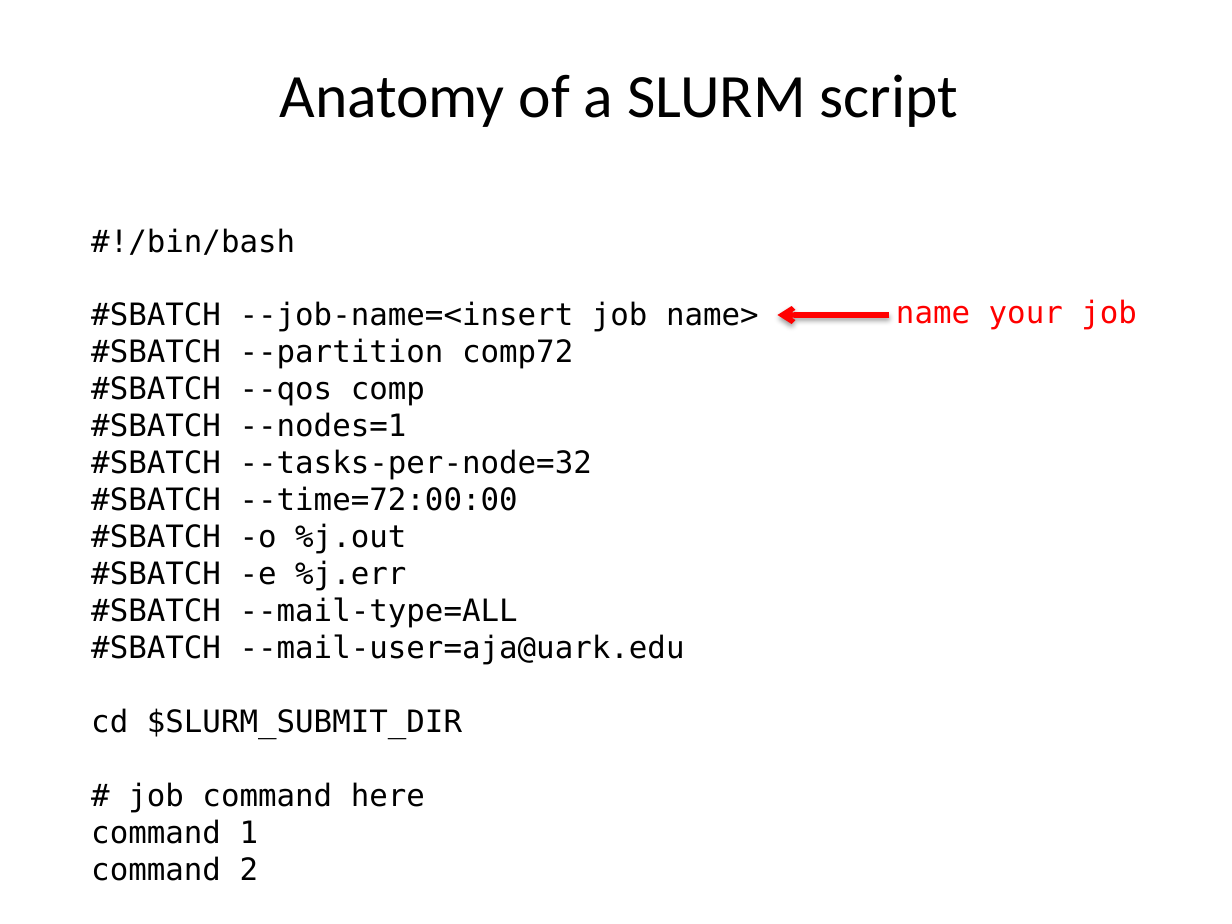
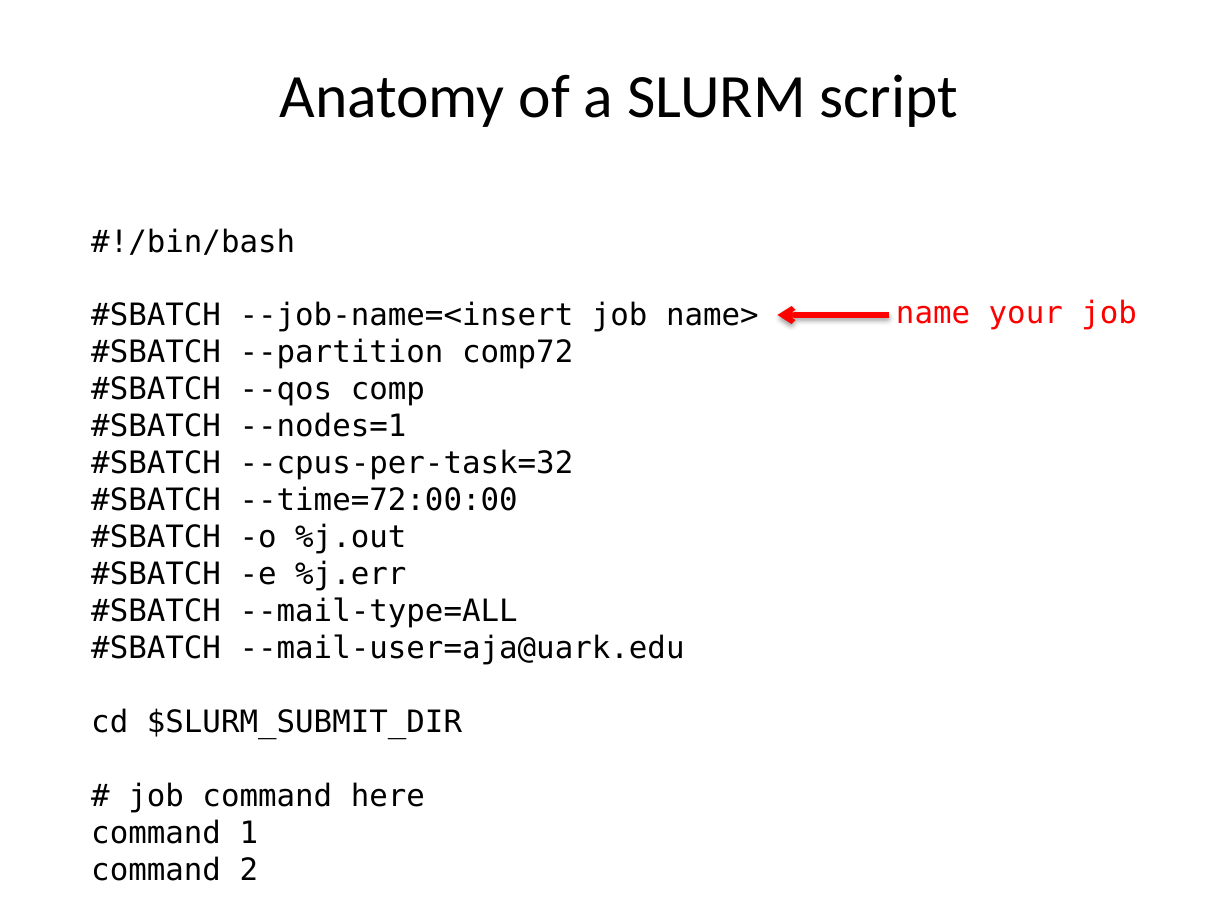
Before and after one commit to andrewalverson/BIOL51573-2026S, a slide deck: slide 11 of lectures/03_remote_computing.pptx. Drawn at 1232x924 pixels with LibreOffice and Linux fonts; fonts in the diff are those of the drawing. Boxes give left, top, right and bottom in pixels: in the first picture for what was removed or moved away, otherwise in the second. Text is boxed around its words. In the diff, an @@ line names an element or a change of style, - is before the commit and + after.

Commit message:
fixed cpus-per-node

```diff
--- a/lectures/03_remote_computing.pptx
+++ b/lectures/03_remote_computing.pptx
@@ text at box(91, 449, 574, 480): text changed @@
-#SBATCH --tasks-per-node=32
+#SBATCH --cpus-per-task=32
```
Also in this commit, not shown: 9 other slides changed.
